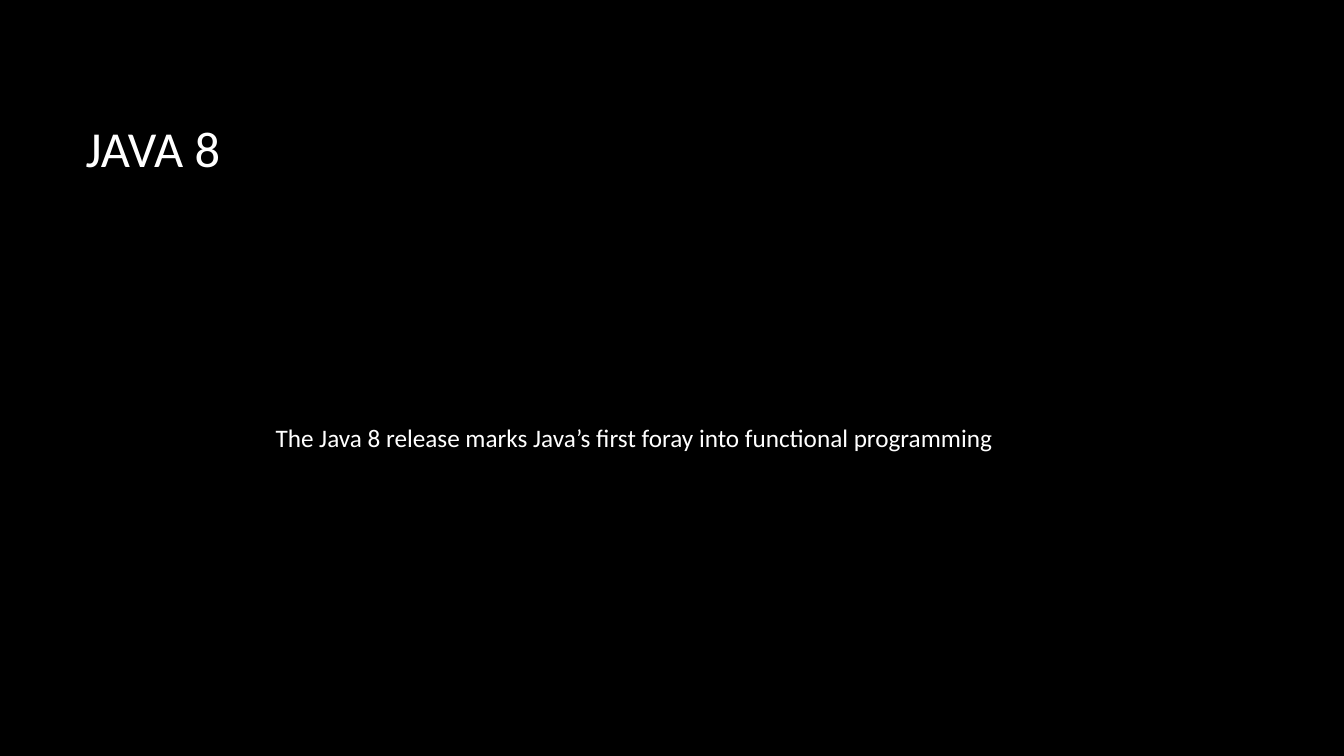
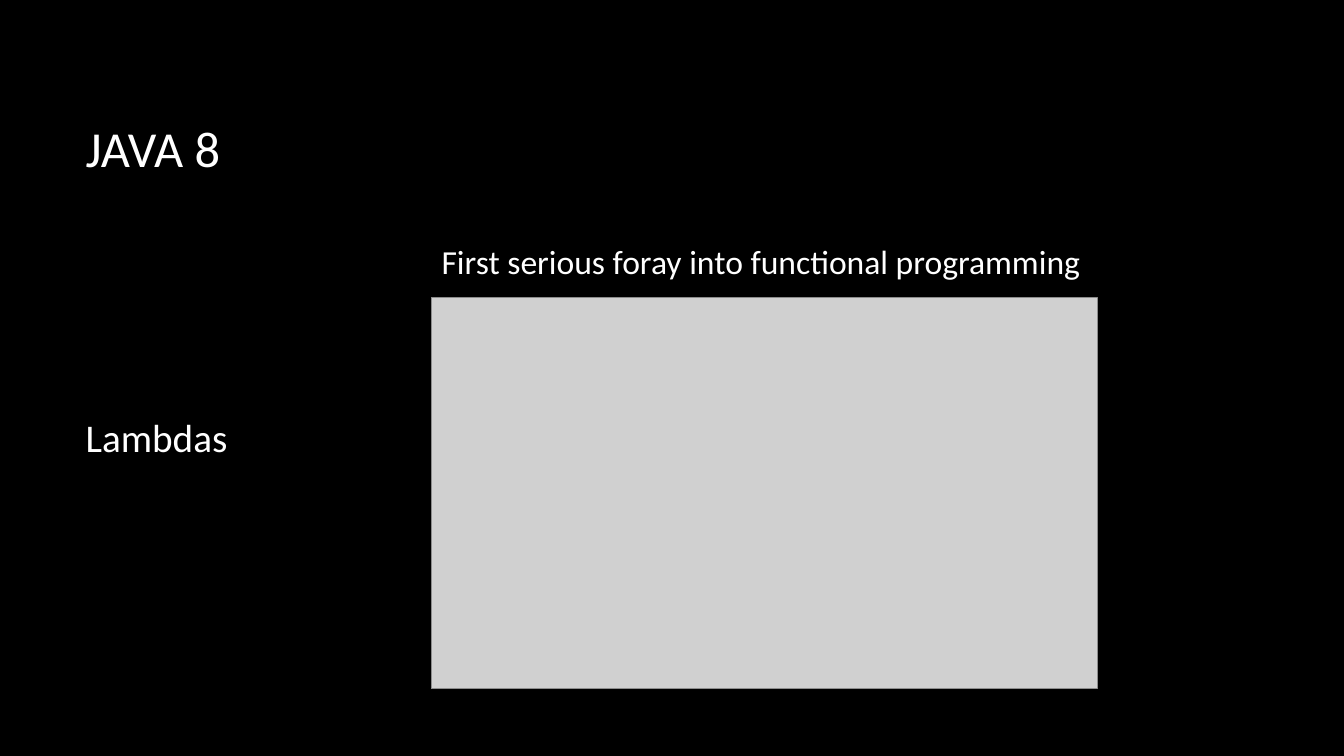
Before and after one commit to macdaddyaz/modern-java, a slide deck: slide 24 of Java 7 and 8.pptx (slide 21 before the commit). Drawn at 1344x756 pixels with LibreOffice and Linux fonts; fonts in the diff are those of the drawing; grey boxes stand for pictures; background and template pictures are left out. Boxes give left, top, right and bottom in pixels: in the first picture for what was removed or moved away, otherwise in the second. Text is boxed around its words. In the diff, an @@ line names an element or a change of style, - is before the commit and + after.

Commit message:
Presentation: Java 8, Epilogue
Finished presentation content, tightened up the visuals, and added
effects.

```diff
--- a/Java 7 and 8.pptx
+++ b/Java 7 and 8.pptx
@@ text "First serious foray into functional ..." at box(442, 250, 1080, 280): vertical alignment middle to top @@
@@ text at box(442, 250, 1080, 280): text changed; size 18 to 24 pt @@
-The Java 8 release marks Java’s first foray into functional programming
+First serious foray into functional programming
@@ picture added at box(432, 297, 1097, 689) @@
@@ text added at box(86, 424, 228, 453), 28 pt, text #FFFFFF @@
+Lambdas
```
Also in this commit, not shown: 1 other slide changed, 32 slides added, 1 slide removed.
